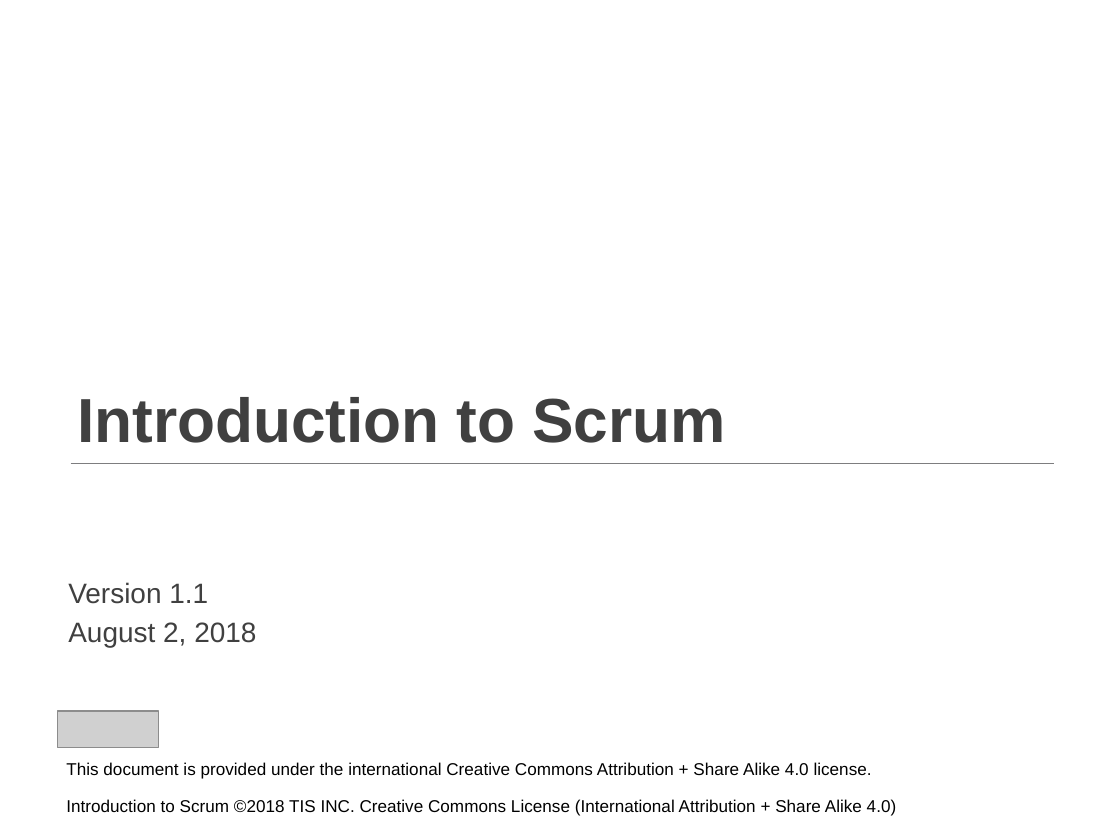
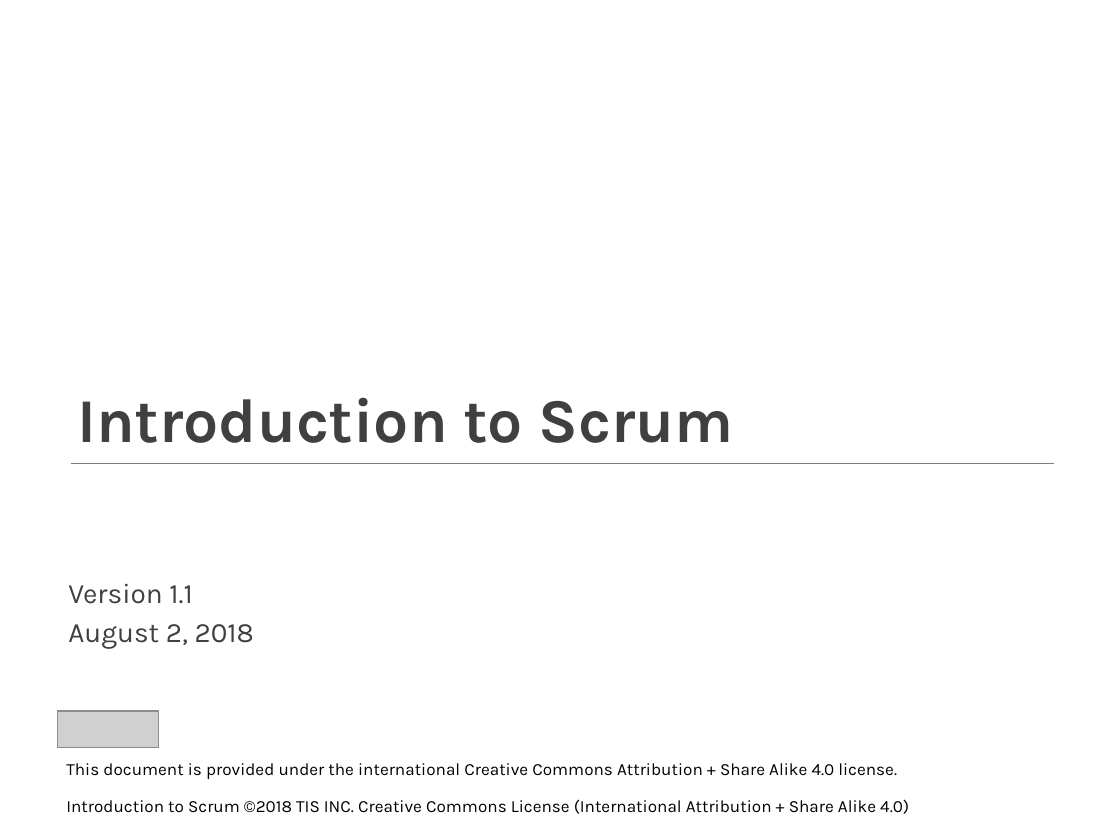
Before and after one commit to Fintan-contents/introduction-to-scrum, a slide deck: slide 1 of en/docs/Introduction_to_Scrum.pptx. Drawn at 1120x840 pixels with LibreOffice and Linux fonts; fonts in the diff are those of the drawing; grey boxes stand for pictures; background and template pictures are left out. Boxes give left, top, right and bottom in pixels: in the first picture for what was removed or moved away, otherwise in the second. Text is boxed around its words. In the diff, an @@ line names an element or a change of style, - is before the commit and + after.

```diff
--- a/en/docs/Introduction_to_Scrum.pptx
+++ b/en/docs/Introduction_to_Scrum.pptx
@@ font Arial to Karla in 4 elements at box(77, 397, 734, 443), box(66, 763, 897, 779), box(68, 584, 254, 649), box(66, 799, 909, 814) @@
```
Also in this commit, not shown: 78 other slides changed, 1 other file.
